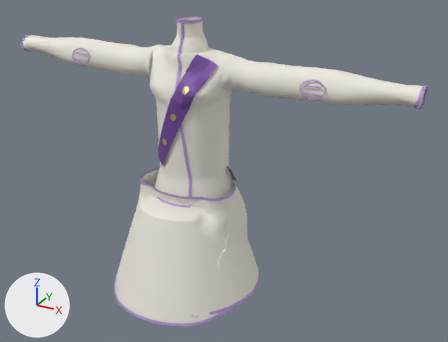
The Blender file Assets/GenWorks/siroino-lilac-lame-fencing-practice-set/Source/Blender/SiroinoLilacLameFencingPracticeSet.blend, before and after one commit.
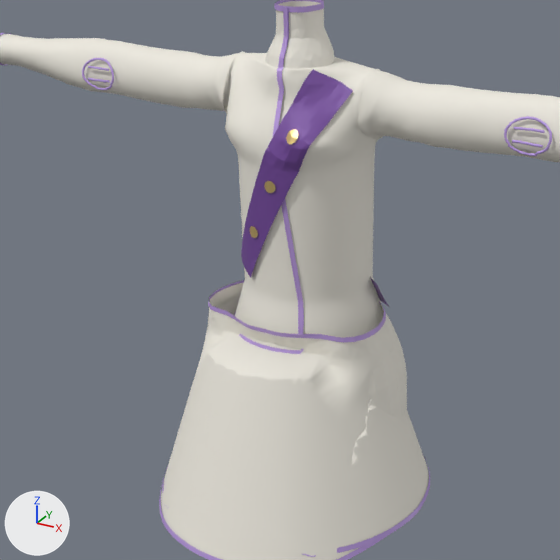
Each version appears first whole from a camera (50 mm lens) standing at (0.666, -1.076, 1.336) and looking at (0.076, -0.003, 0.8), and next in a close-up on the part from 6% to 74% of the width and 5% to 93% of the height. Every picture has the same lights, and +X, +Y and +Z are marked at lower left. The last two pictures show the newer version.

Objects in the first close-up: 'siroino-lilac-lame-fencing-practice-set', 'siroino-lilac-lame-fencing-practice-set-jacket-sleeve-left-prot', 'siroino-lilac-lame-fencing-practice-set-prototype-hem-band-jack', 'siroino-lilac-lame-fencing-practice-set-prototype-hem-band-over', 'siroino-lilac-lame-fencing-practice-set-prototype-hem-band-wais', 'siroino-lilac-lame-fencing-practice-set-prototype-plastron-hypo' and 4 more.
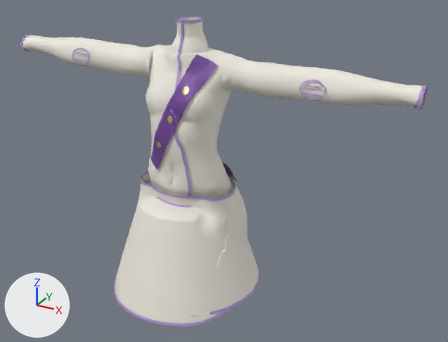
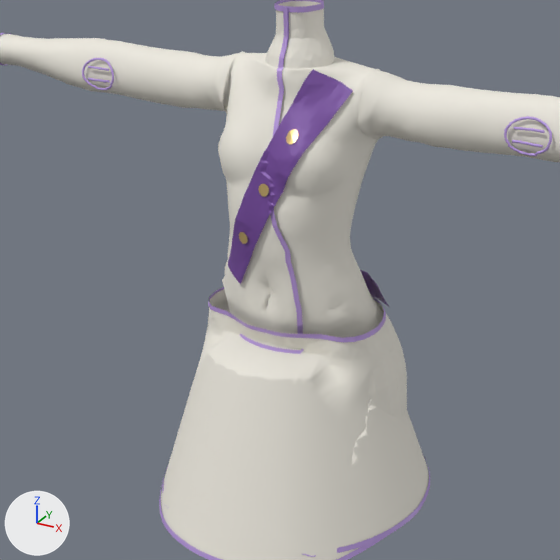
Where the change shows, as pixel boxes (x1, y1, x2, y2) in the close-ups (560 x 560 px; the box of a moved part takes in the faces that stretch with it):
'siroino-lilac-lame-fencing-practice-set-prototype-plastron-hypo', reshaped (12% wider)
    before: (241, 70, 353, 277)
    after: (228, 70, 353, 284)
'siroino-lilac-lame-fencing-practice-set-prototype-hem-band-jack', reshaped
    before: (234, 0, 324, 354)
    after: (240, 0, 324, 354)
part 1 of me_siroino_lilac_lame_fencing_practice_set_sewn_surface, moved or reshaped
    before: (225, 122, 384, 350)
    after: (218, 122, 384, 350)
part 2 of me_siroino_lilac_lame_fencing_practice_set_jacket_overlap_front_st, moved or reshaped
    before: (245, 199, 304, 354)
    after: (245, 208, 303, 354)
part 3 of me_siroino_lilac_lame_fencing_practice_set_prototype_plastron_surf, moved or reshaped
    before: (241, 135, 314, 277)
    after: (228, 135, 314, 284)

What changed in the scene script:
```text
Change me_siroino_lilac_lame_fencing_practice_set_sewn_surface:
    where me_siroino_lilac_lame_fencing_practice_set_sewn_surface.from_pydata(...)  # 15958 vertices, 31139 faces; spans x -0.466..0.466, y -0.213..0.127, z 0.487..1.115
    used by ob_siroino_lilac_lame_fencing_practice_set; location = (0.0, 0.0, 0.0)
    me_siroino_lilac_lame_fencing_practice_set_sewn_surface part 1: 1390 of 15958 vertices moved; they spanned x -0.092..0.092, y -0.092..0.092, z 0.74..0.984 and now span x -0.095..0.094, y -0.096..0.088, z 0.738..0.985; mean shift (0.0, -0.016, 0.0); largest move (0.0, 0.077, 0.86) -> (0.011, 0.016, 0.871)
Change me_siroino_lilac_lame_fencing_practice_set_jacket_overlap_front_st:
    used by ob_siroino_lilac_lame_fencing_practice_set_prototype_hem_band_jack; location = (0.0, 0.0, 0.0)
    remove me_siroino_lilac_lame_fencing_practice_set_jacket_overlap_front_st.from_pydata(...)  # 174 vertices, 86 faces; spans x -0.094..0.042, y -0.094..0.019, z 0.737..1.118
    add me_siroino_lilac_lame_fencing_practice_set_jacket_overlap_front_st.from_pydata(...)  # 174 vertices, 86 faces; spans x -0.094..0.044, y -0.098..0.019, z 0.736..1.118
    me_siroino_lilac_lame_fencing_practice_set_jacket_overlap_front_st part 2: 53 of 174 vertices moved; they spanned x -0.028..0.039, y -0.094..-0.069, z 0.737..0.966 and now span x -0.028..0.044, y -0.098..-0.08, z 0.737..0.968; mean shift (0.003, -0.012, 0.0); largest move (0.022, -0.075, 0.895) -> (0.021, -0.098, 0.896)
    other edits to the shape of me_siroino_lilac_lame_fencing_practice_set_jacket_overlap_front_st do not show in these pictures
Change me_siroino_lilac_lame_fencing_practice_set_prototype_plastron_surf:
    used by ob_siroino_lilac_lame_fencing_practice_set_prototype_plastron_hypo; location = (0.0, 0.0, 0.0)
    remove me_siroino_lilac_lame_fencing_practice_set_prototype_plastron_surf.from_pydata(...)  # 873 vertices, 1536 faces; spans x -0.061..0.077, y -0.083..-0.026, z 0.814..1.055
    add me_siroino_lilac_lame_fencing_practice_set_prototype_plastron_surf.from_pydata(...)  # 873 vertices, 1536 faces; spans x -0.061..0.077, y -0.101..-0.026, z 0.814..1.055
    me_siroino_lilac_lame_fencing_practice_set_prototype_plastron_surf part 3: 49 vertices moved from x -0.004..0.053, y -0.083..-0.073, z 0.953..0.987 to x -0.007..0.053, y -0.093..-0.074, z 0.955..0.987; 587 vertices removed from x -0.061..0.049, y -0.082..-0.051, z 0.814..0.989; 587 vertices added at x -0.061..0.049, y -0.101..-0.077, z 0.814..0.989
```
